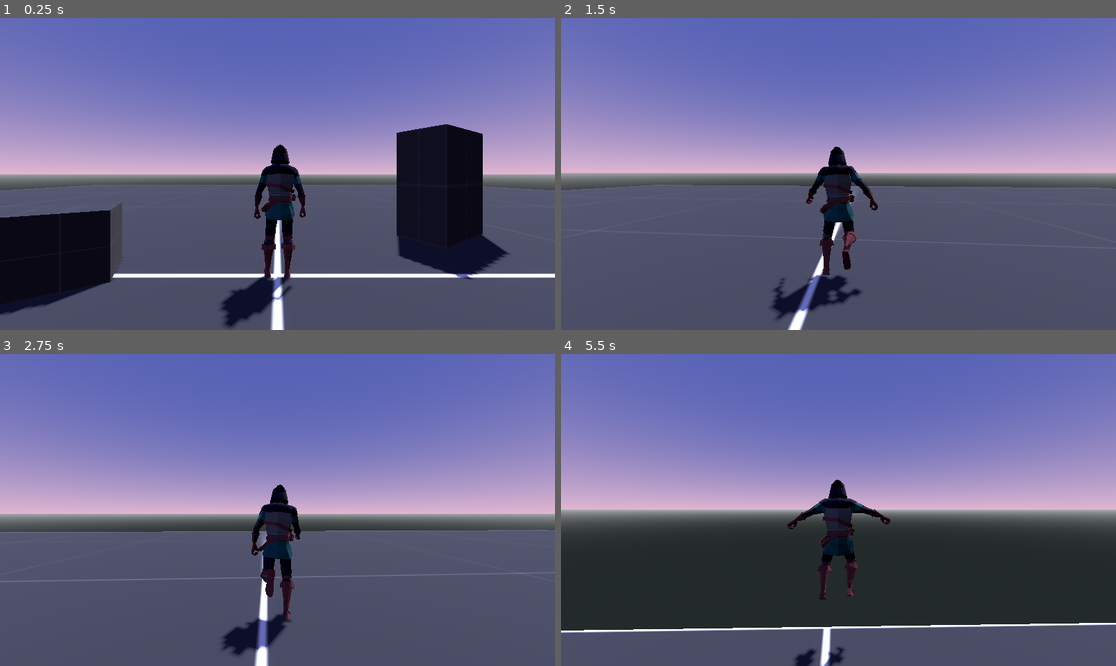
Above: before the commit, frames 1-4 (two rows, left to right).
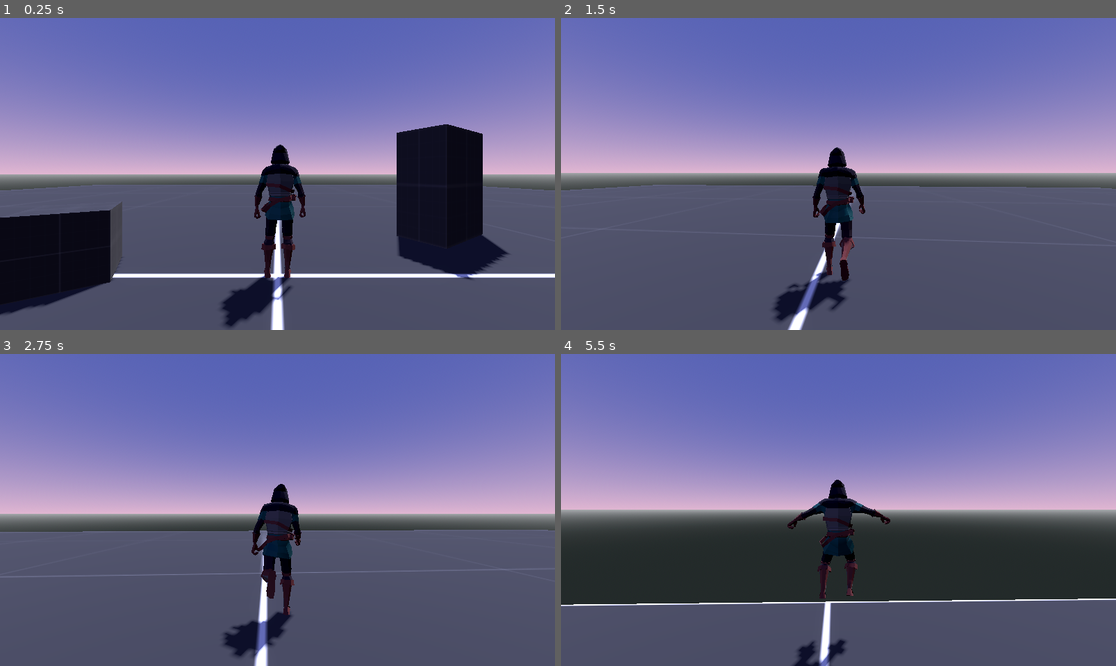
Above: after the commit, the same moments.

Repository: mmollica01/Godot-RPG-2026
Game: Godot game, scene res://scenes/test_level.tscn
Same seed, same stepped clock (60 frames per second), same inputs: the game is played once before the commit and once after it.
Inputs (mouse positions are in pixels of both pictures, inside the frame that each line leads up to):
- Up to frame 1 (0.25 s): no input
- Up to frame 2 (1.5 s): tap Enter at 0.5 s; move the mouse to (866, 174) at 0.52 s; hold W (move_fwd) from 0.53 s (still down); tap Space (jump) at 0.6, 0.77, 1.07, 1.35 s; move the mouse to (810, 174) at 1.27 s
- Up to frame 3 (2.75 s): keep holding W (move_fwd); tap Space (jump) at 1.52, 1.82, 2.1 s; move the mouse to (288, 503) at 2.02 s
- Up to frame 4 (5.5 s): keep holding W (move_fwd); move the mouse to (832, 516) at 2.77 s; tap Space (jump) at 2.85, 3.02, 3.32, 3.6, 3.77, 4.07, 4.35, 4.52, 4.82, 5.1 s; move the mouse to (877, 513) at 3.52 s; move the mouse to (794, 506) at 4.27 s; move the mouse to (844, 510) at 5.02 s

The runs differ from the first frame. In frame 1, less than 0.1% of the frame differs, in the area x 46-55%, y 41-73%; in frame 2, 1.6%; in frame 3, 1.1%; in frame 4, 9.2%, in the area x 0-100%, y 46-100%.

Commit message:
Refactored and added player state machine

Diff:
--- a/player/scripts/player.gd
+++ /dev/null
@@ -1,50 +0,0 @@
-extends CharacterBody3D
-
-@export var speed: float = 5.0
-@export var jump_velocity: float = 5.5
-var last_lean: float = 0.0
-
-@onready var camera: Camera3D = $SpringArm3D/Camera3D
-@onready var anim_player: AnimationPlayer = $Mesh/AnimationPlayer
-@onready var anim_tree: AnimationTree = $AnimationTree
-
-func _physics_process(delta: float) -> void:
-	if not is_on_floor():
-		velocity += get_gravity() * delta
-
-	if Input.is_action_just_pressed("jump") and is_on_floor():
-		velocity.y = jump_velocity
-
-	var input_dir := Input.get_vector("move_left", "move_right", "move_fwd", "move_back")
-	var direction := (camera.global_basis * Vector3(input_dir.x, 0, input_dir.y))
-	direction = Vector3(direction.x, 0.0, direction.z).normalized() * input_dir.length()
-	if direction:
-		velocity.x = direction.x * speed
-		velocity.z = direction.z * speed
-		_turn_to(direction)
-	else:
-		velocity.x = move_toward(velocity.x, 0, speed)
-		velocity.z = move_toward(velocity.z, 0, speed)
-
-	move_and_slide()
-
-	## Temporary until implementing FSM
-	var current_speed: float = velocity.length()
-	if !is_on_floor():
-		anim_tree.set("parameters/movement/transition_request", "fall")
-	elif current_speed > 4:
-		anim_tree.set("parameters/movement/transition_request", "run")
-		var lean: float = direction.dot(global_basis.x)
-		last_lean = lerpf(last_lean, lean, 0.3)
-		anim_tree.set("parameters/run_lean/add_amount", last_lean)
-	elif current_speed > 0:
-		anim_tree.set("parameters/movement/transition_request", "walk")
-		var walk_speed: float = lerpf(0.5, 1.75, current_speed/4)
-		anim_tree.set("parameters/TimeScale/scale", walk_speed)
-	else:
-		anim_tree.set("parameters/movement/transition_request", "idle")
-
-func _turn_to(dir: Vector3) -> void:
-	var yaw: float = atan2(-dir.x, -dir.z)
-	yaw = lerp_angle(rotation.y, yaw, 0.2)
-	rotation.y = yaw
--- a/project.godot
+++ b/project.godot
@@ -20,6 +20,10 @@
 boot_splash/bg_color=Color(0.04945533, 0.056357004, 0.07209381, 1)
 boot_splash/image="uid://dou1of8jwdgmq"
 config/icon="res://assets/images/icon.svg"
+
+[autoload]
+
+PlayerStates="*uid://bjef212w2unab"
 
 [display]
 
--- a/player/player.tscn
+++ b/scenes/player.tscn
@@ -1,11 +1,11 @@
 [gd_scene format=3 uid="uid://bcp5pnpb2ix7k"]
 
-[ext_resource type="Script" uid="uid://dq3l6ott6ewvc" path="res://player/scripts/player.gd" id="1_oul6g"]
-[ext_resource type="Script" uid="uid://dnsc1dkap2gnr" path="res://player/scripts/camera_rig.gd" id="2_rkbax"]
+[ext_resource type="Script" uid="uid://dq3l6ott6ewvc" path="res://scripts/player.gd" id="1_oul6g"]
+[ext_resource type="Script" uid="uid://dnsc1dkap2gnr" path="res://scripts/camera_rig.gd" id="2_rkbax"]
 [ext_resource type="PackedScene" uid="uid://cwt8ve5cbrygy" path="res://assets/characters/ ARBITER.glb" id="3_g1dw6"]
 
 [sub_resource type="CapsuleShape3D" id="CapsuleShape3D_u8vuu"]
-radius = 0.3
+radius = 0.4
 
 [sub_resource type="SphereShape3D" id="SphereShape3D_rkbax"]
 radius = 0.2
@@ -95,11 +95,11 @@
 transform = Transform3D(-1, 0, -8.742278e-08, 0, 1, 0, 8.742278e-08, 0, -1, 0, 0, 0)
 
 [node name="Skeleton3D" parent="Mesh/Rig" parent_id_path=PackedInt32Array(774283578, 1041863799) index="0" unique_id=1657846987]
-bones/0/position = Vector3(-0.033951182, -0.018577814, -1.7482797e-09)
-bones/1/rotation = Quaternion(0.0038695605, 1.8674234e-11, 1.3862597e-09, 0.9999926)
-bones/2/rotation = Quaternion(-0.022215685, 1.8888386e-11, -4.233417e-09, 0.99975324)
+bones/0/position = Vector3(-0.019584188, -0.018577814, -5.173638e-09)
+bones/1/rotation = Quaternion(9.184333e-05, 5.489513e-11, 1.3847301e-09, 1)
+bones/2/rotation = Quaternion(-0.031013757, 5.6148766e-11, -4.2330854e-09, 0.999519)
 bones/4/rotation = Quaternion(-0.11482734, -1.18420814e-07, -4.1065462e-08, 0.99338555)
-bones/5/position = Vector3(0.19736299, 0.31911772, 0.014766721)
+bones/5/position = Vector3(0.197363, 0.33172345, 0.01468062)
 bones/5/rotation = Quaternion(-0.16595353, 0.020329295, -0.9635058, 0.20905194)
 bones/6/rotation = Quaternion(0.019456487, 0.0060857637, -0.14305711, 0.9895045)
 bones/7/rotation = Quaternion(-0.07486889, 0.012838181, -0.00063865446, 0.9971106)
@@ -122,7 +122,7 @@
 bones/20/rotation = Quaternion(0.040128443, 0.021814, -0.25572073, 0.96567124)
 bones/21/rotation = Quaternion(0.046203885, 0.15908556, 0.04260036, 0.9852625)
 bones/22/rotation = Quaternion(-0.021716984, 0.18247426, 0.17712647, 0.96688044)
-bones/23/position = Vector3(-0.19736297, 0.3191177, 0.014766632)
+bones/23/position = Vector3(-0.19736299, 0.33172342, 0.014680529)
 bones/23/rotation = Quaternion(-0.18453367, 0.06865309, 0.9612718, 0.19284889)
 bones/24/rotation = Quaternion(-0.02001357, -0.018067816, 0.12935668, 0.99123156)
 bones/25/rotation = Quaternion(-0.07486889, -0.012838187, 0.0006386556, 0.9971106)
@@ -145,16 +145,16 @@
 bones/38/rotation = Quaternion(0.040128328, -0.021814046, 0.2557206, 0.96567124)
 bones/39/rotation = Quaternion(0.04620392, -0.1590856, -0.04260028, 0.9852625)
 bones/40/rotation = Quaternion(-0.021716945, -0.18247429, -0.1771265, 0.96688044)
-bones/41/rotation = Quaternion(0.68151444, -0.03507163, -0.72230595, 0.11217055)
+bones/41/rotation = Quaternion(0.6877932, -0.042536538, -0.7166026, 0.10775893)
 bones/41/scale = Vector3(1.0000193, 1.0000013, 1.0000613)
-bones/42/rotation = Quaternion(0.024547985, -2.0372687e-08, -0.20571941, 0.97830313)
-bones/43/rotation = Quaternion(0.005141171, 0.009502206, 0.5923653, 0.805597)
+bones/42/rotation = Quaternion(0.025141437, -2.6426282e-08, -0.21069269, 0.97722906)
+bones/43/rotation = Quaternion(-0.0060857846, 0.0045094565, 0.5949386, 0.8037356)
 bones/43/scale = Vector3(1.0000027, 1.0000086, 1.0000159)
 bones/44/rotation = Quaternion(-0.022062114, -0.020854143, 0.24916512, 0.9679851)
-bones/45/rotation = Quaternion(0.7104439, 0.06828319, 0.6949134, 0.08776384)
+bones/45/rotation = Quaternion(0.7044597, 0.061671875, 0.7008306, 0.09364697)
 bones/45/scale = Vector3(1.0000191, 1.000001, 1.000061)
 bones/46/rotation = Quaternion(0.026153235, 7.287599e-08, 0.2191717, 0.9753358)
-bones/47/rotation = Quaternion(-0.04741044, 0.014849941, -0.5985344, 0.79955506)
+bones/47/rotation = Quaternion(-0.036350198, 0.00956773, -0.5984621, 0.8002688)
 bones/47/scale = Vector3(1.0000031, 0.9999953, 1.0000286)
 bones/48/rotation = Quaternion(-0.022062112, 0.020854127, -0.2491651, 0.9679851)
 bones/49/position = Vector3(0.14533289, -0.8999945, 2.0114725e-09)
--- a/scenes/test_level.tscn
+++ b/scenes/test_level.tscn
@@ -1,6 +1,6 @@
 [gd_scene format=3 uid="uid://b060tnax3t7dd"]
 
-[ext_resource type="PackedScene" uid="uid://bcp5pnpb2ix7k" path="res://player/player.tscn" id="1_2venv"]
+[ext_resource type="PackedScene" uid="uid://bcp5pnpb2ix7k" path="res://scenes/player.tscn" id="1_2venv"]
 [ext_resource type="Material" uid="uid://dghyicis1x17y" path="res://assets/prototyping/protoype.tres" id="1_paw1w"]
 
 [sub_resource type="ProceduralSkyMaterial" id="ProceduralSkyMaterial_2venv"]
--- /dev/null
+++ b/scripts/player.gd
@@ -0,0 +1,52 @@
+class_name Player extends CharacterBody3D
+
+@export var base_speed: float = 5.0
+@export var jump_velocity: float = 5.5
+
+@onready var camera: Camera3D = $SpringArm3D/Camera3D
+@onready var anim_player: AnimationPlayer = $Mesh/AnimationPlayer
+@onready var anim_tree: AnimationTree = $AnimationTree
+
+const RUN_SPEED: float = 4.0
+
+var last_lean: float = 0.0
+var state: BasePlayerState = PlayerStates.IDLE
+
+func _ready() -> void:
+	state.enter(self)
+
+## Transitions to the state passed as arguement
+func change_state(next_state: BasePlayerState) -> void:
+	state.exit(self)
+	state = next_state
+	state.enter(self)
+
+func _physics_process(delta: float) -> void:
+	state.pre_update(self)
+	state.update(self, delta)
+
+## Applies velocity based on directional input
+func update_velocity(direction: Vector3, speed: float = base_speed) -> void:
+	if direction:
+		velocity.x = direction.x * speed
+		velocity.z = direction.z * speed
+		_turn_to(direction)
+	else:
+		velocity.x = move_toward(velocity.x, 0, speed)
+		velocity.z = move_toward(velocity.z, 0, speed)
+
+func _turn_to(dir: Vector3) -> void:
+	var yaw: float = atan2(-dir.x, -dir.z)
+	yaw = lerp_angle(rotation.y, yaw, 0.2)
+	rotation.y = yaw
+
+## Reads directional input for the player, handles it, and returns it
+func get_movement_input() -> Vector3:
+	var input_dir := Input.get_vector("move_left", "move_right", "move_fwd", "move_back")
+	var direction := (camera.global_basis * Vector3(input_dir.x, 0, input_dir.y))
+	direction = Vector3(direction.x, 0.0, direction.z).normalized() * input_dir.length()
+	return direction
+
+## Get player's current speed
+func get_current_speed() -> float:
+	return velocity.length()
--- /dev/null
+++ b/scripts/player_states/base_player_state.gd
@@ -0,0 +1,17 @@
+class_name BasePlayerState extends RefCounted
+
+## Called when first entering a state
+func enter(player: Player) -> void:
+	pass
+
+## Called when leaving a state
+func exit(player: Player) -> void:
+	pass
+
+## Called every physics frame while in this state
+func update(player: Player, _delta: float) -> void:
+	pass
+
+## Called right before update, allows for state changes
+func pre_update(player: Player) -> void:
+	pass
--- /dev/null
+++ b/scripts/player_states/fall_player_state.gd
@@ -0,0 +1,14 @@
+class_name FallPlayerState extends BasePlayerState
+
+func enter(player: Player) -> void:
+	player.anim_tree.set("parameters/movement/transition_request", "fall")
+
+func pre_update(player: Player) -> void:
+	if player.is_on_floor():
+		player.change_state(PlayerStates.IDLE)
+
+func update(player: Player, delta: float) -> void:
+	var direction: Vector3 = player.get_movement_input()
+	player.update_velocity(direction)
+	player.velocity += player.get_gravity() * delta
+	player.move_and_slide()
--- /dev/null
+++ b/scripts/player_states/idle_player_state.gd
@@ -0,0 +1,14 @@
+class_name IdlePlayerState extends BasePlayerState
+
+func enter(player: Player) -> void:
+	player.anim_tree.set("parameters/movement/transition_request", "idle")
+
+func pre_update(player: Player) -> void:
+	var direction: Vector3 = player.get_movement_input()
+
+	if not player.is_on_floor():
+		player.change_state(PlayerStates.FALL)
+	elif direction.length() > 0.0:
+		player.change_state(PlayerStates.WALK)
+	elif Input.is_action_just_pressed("jump"):
+		player.change_state(PlayerStates.JUMP)
--- /dev/null
+++ b/scripts/player_states/jump_player_state.gd
@@ -0,0 +1,7 @@
+class_name JumpPlayerState extends BasePlayerState
+
+func enter(player: Player) -> void:
+	player.velocity.y = player.jump_velocity
+
+func pre_update(player: Player) -> void:
+	player.change_state(PlayerStates.FALL)
--- /dev/null
+++ b/scripts/player_states/player_states.gd
@@ -0,0 +1,7 @@
+extends Node
+
+var IDLE := IdlePlayerState.new()
+var WALK := WalkPlayerState.new()
+var RUN := RunPlayerState.new()
+var FALL := FallPlayerState.new()
+var JUMP := JumpPlayerState.new()
--- /dev/null
+++ b/scripts/player_states/run_player_state.gd
@@ -0,0 +1,26 @@
+class_name RunPlayerState extends BasePlayerState
+
+
+func enter(player: Player) -> void:
+	player.anim_tree.set("parameters/movement/transition_request", "run")
+
+func pre_update(player: Player) -> void:
+	var current_speed: float = player.get_current_speed()
+
+	if not player.is_on_floor():
+		player.change_state(PlayerStates.FALL)
+	elif current_speed == 0.0:
+		player.change_state(PlayerStates.IDLE)
+	elif current_speed < player.RUN_SPEED:
+		player.change_state(PlayerStates.WALK)
+	elif Input.is_action_just_pressed("jump"):
+		player.change_state(PlayerStates.JUMP)
+
+func update(player: Player, _delta: float) -> void:
+	var direction: Vector3 = player.get_movement_input()
+	player.update_velocity(direction)
+	player.move_and_slide()
+	# Add lean to run animation based on movement direction
+	var lean: float = direction.dot(player.global_basis.x)
+	player.last_lean = lerpf(player.last_lean, lean, 0.3)
+	player.anim_tree.set("parameters/run_lean/add_amount", player.last_lean)
--- /dev/null
+++ b/scripts/player_states/walk_player_state.gd
@@ -0,0 +1,24 @@
+class_name WalkPlayerState extends BasePlayerState
+
+func enter(player: Player) -> void:
+	player.anim_tree.set("parameters/movement/transition_request", "walk")
+
+func pre_update(player: Player) -> void:
+	var current_speed: float = player.get_current_speed()
+
+	if not player.is_on_floor():
+		player.change_state(PlayerStates.FALL)
+	elif current_speed > player.RUN_SPEED:
+		player.change_state(PlayerStates.RUN)
+	elif current_speed == 0.0:
+		player.change_state(PlayerStates.IDLE)
+	elif Input.is_action_just_pressed("jump"):
+		player.change_state(PlayerStates.JUMP)
+
+func update(player: Player, _delta: float) -> void:
+	var direction: Vector3 = player.get_movement_input()
+	player.update_velocity(direction)
+	player.move_and_slide()
+	# Scale walk animation speed based on current speed
+	var walk_speed: float = lerpf(0.5, 1.75, player.get_current_speed()/player.RUN_SPEED)
+	player.anim_tree.set("parameters/TimeScale/scale", walk_speed)
Renamed: player/scripts/camera_rig.gd -> scripts/camera_rig.gd
Renamed: player/scripts/camera_rig.gd.uid -> scripts/camera_rig.gd.uid
Renamed: player/scripts/player.gd.uid -> scripts/player.gd.uid
Not shown, added: scripts/player_states/base_player_state.gd.uid
Not shown, added: scripts/player_states/fall_player_state.gd.uid
Not shown, added: scripts/player_states/idle_player_state.gd.uid
Not shown, added: scripts/player_states/jump_player_state.gd.uid
Not shown, added: scripts/player_states/player_states.gd.uid
Not shown, added: scripts/player_states/run_player_state.gd.uid
Not shown, added: scripts/player_states/walk_player_state.gd.uid
